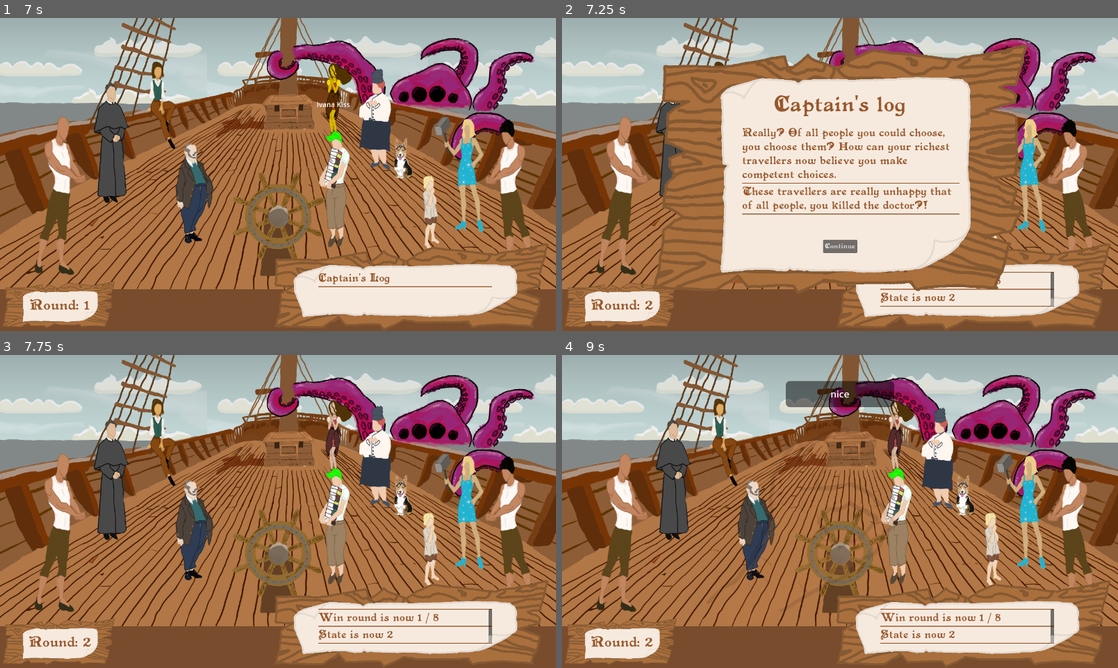
Above: before the commit, frames 1-4 (two rows, left to right).
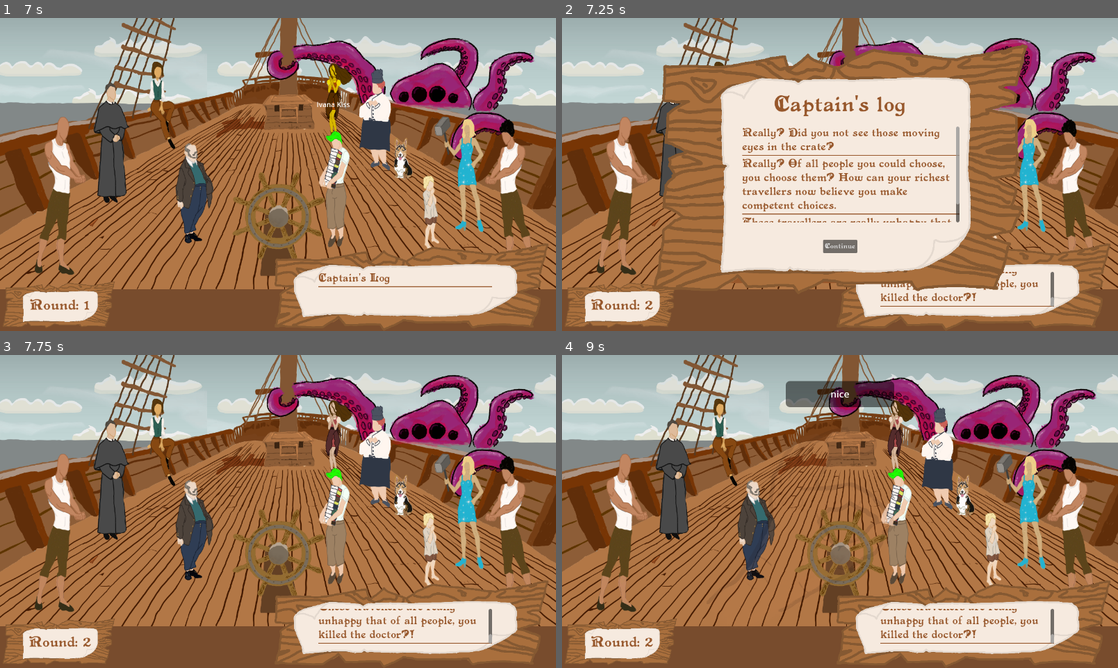
Above: after the commit, the same moments.

Repository: sajochems/Jamsepticeye
Game: Godot game, scene res://scenes/main.tscn
Two runs of this game, one before a commit and one after it. Both use one fixed random seed, a clock stepped at 60 frames per second and the inputs below.
Inputs (mouse positions are in pixels of both pictures, inside the frame that each line leads up to):
- Up to frame 1 (7 s): click "Start" at 0.5 s; tap Enter at 1.25 s; move the mouse to (250, 111) at 1.27 s; click (250, 111) at 1.42 s; click "Kill" at 2 s; move the mouse to (455, 174) at 2.77 s; click (455, 174) at 2.92 s; move the mouse to (433, 212) at 3.52 s; click (433, 212) at 3.67 s; move the mouse to (55, 199) at 4.27 s; click (55, 199) at 4.42 s; tap Space at 5 s; move the mouse to (511, 199) at 5.02 s; click (511, 199) at 5.17 s; move the mouse to (194, 193) at 5.77 s; click (194, 193) at 5.92 s; move the mouse to (333, 105) at 6.52 s; click (333, 105) at 6.67 s
- Up to frame 2 (7.25 s): no input
- Up to frame 3 (7.75 s): click "Continue" at 7.25 s
- Up to frame 4 (9 s): tap Enter at 8 s; move the mouse to (940, 455) at 8.02 s; click (940, 455) at 8.17 s; click "Kill" at 8.75 s

Frame 1 is identical in both runs. In frame 2, 3.8% of the frame differs, in the area x 32-89%, y 34-92%; in frame 3, 0.9%; in frame 4, 0.9%.

Commit message:
Hopefully fixed bugs

Diff:
--- a/data/instant_lose_events.json
+++ b/data/instant_lose_events.json
@@ -10,23 +10,15 @@
 {
 	"triggered": false,
 	"condition": "rich and fast or rich and furious or rich and mom",
-	"trigger_round": 5,
+	"trigger_round": 6,
 	"trigger_state": -1,
 	"round_change": 0,
 	"description": "Psst.. hey! Hey you! I can pay you more then whatever he's paying you! Damn that pesky rich guy! He bribed the strongest traveller to turn on you instead! "
   },
   {
 	"triggered": false,
-	"condition": "furious",
+	"condition": "priest",
 	"trigger_round": 8,
-	"trigger_state": 2,
-	"round_change": 0,
-	"description": "The people are panicked.. The people are stressed.. And there's one man on this boat that knows exactly how to steer in the right direction. Unfortunately for you, you're not it."
-  },
-  {
-	"triggered": false,
-	"condition": "priest",
-	"trigger_round": 7,
 	"trigger_state": 2,
 	"round_change": 0,
 	"description": "People are losing faith in you, and then its oh so easy to turn to someone that allows them to have faith in something else."
@@ -34,7 +26,7 @@
   {
 	"triggered": false,
 	"condition": "doctor",
-	"trigger_round": 7,
+	"trigger_round": 8,
 	"trigger_state": 2,
 	"round_change": 0,
 	"description": "People are losing faith in you, and then its oh so easy to turn to someone that has actually been saving them."
--- a/data/saveable_lose_events.json
+++ b/data/saveable_lose_events.json
@@ -24,7 +24,7 @@
   {
 	"triggered": false,
 	"condition": "fast and furious and prettywoman",
-	"trigger_round": 5,
+	"trigger_round": 8,
 	"trigger_state": -1,
 	"round_change": 0,
 	"description": "Oof. Fast and Furious are fighting over the pretty woman. This won't end well...",
--- a/data/state_change_events.json
+++ b/data/state_change_events.json
@@ -9,13 +9,22 @@
   },
   {
 	"triggered": false,
-	"condition": "rich and stowaway and not fast or rich and stowaway and not furious or rich and stowaway and not doctor or rich and dog and not fast or rich and dog and not furious or rich and dog and not doctor or rich and jack and not fast or rich and jack and not furious or rich and jack and not doctor
-",
+	"condition": "rich and stowaway and not fast or rich and stowaway and not furious or rich and stowaway and not doctor",
+	"trigger_round": -1,
+	"state_change": 1,
+	"round_change": 0,
+	"description": "Really? Did you not see those moving eyes in the crate?"
+  },
+
+  {
+	"triggered": false,
+	"condition": "rich and dog and not fast or rich and dog and not furious or rich and dog and not doctor",
 	"trigger_round": -1,
 	"state_change": 1,
 	"round_change": 0,
 	"description": "Really? Of all people you could choose, you choose them? How can your richest travellers now believe you make competent choices."
   },
+
   {
 	"triggered": false,
 	"condition": "child and not mom",
--- a/scenes/game_won_window.tscn
+++ b/scenes/game_won_window.tscn
@@ -135,8 +135,8 @@
 
 [node name="Characters" type="Label" parent="Panel"]
 layout_mode = 0
-offset_left = 364.0
-offset_top = 319.0
-offset_right = 839.0
-offset_bottom = 491.0
+offset_left = 368.0
+offset_top = 421.0
+offset_right = 843.0
+offset_bottom = 593.0
 horizontal_alignment = 1
--- a/scripts/main.gd
+++ b/scripts/main.gd
@@ -144,6 +144,7 @@
 				alive_characters.append(char.character_name)
 
 		trigger_game_won(alive_characters)
+		return
 
 	for ev in instant_lose_events:
 		if events.evaluate_instant_lose_event(ev, alive_tags, state, round):
@@ -167,18 +168,20 @@
 			win_round = win_round + (events.rounds - round)
 			state = events.states
 			add_log(ev.get("description", ""))
-			add_log("Win round is now " + str(round) + " / " + str(win_round))
-			add_log("State is now " + str(state))
+			# add_log("Win round is now " + str(round) + " / " + str(win_round))
+			# add_log("State is now " + str(state))
 			event_info_window.show_event_info(ev.get("description", ""))
 			ev["triggered"] = true
 
 
 func trigger_game_over(title: String, description: String, reason: String):
 	game_over = true
+	event_info_window.hide()
 	game_over_window.show_game_over(title, description, reason)
 
 func trigger_game_won(characters: PackedStringArray):
 	game_over = true
+	event_info_window.hide()
 	game_won_window.show_game_won(characters)
 
 func update_round_label():
Not shown: 1 places in scenes/game_won_window.tscn that only renumber resources
